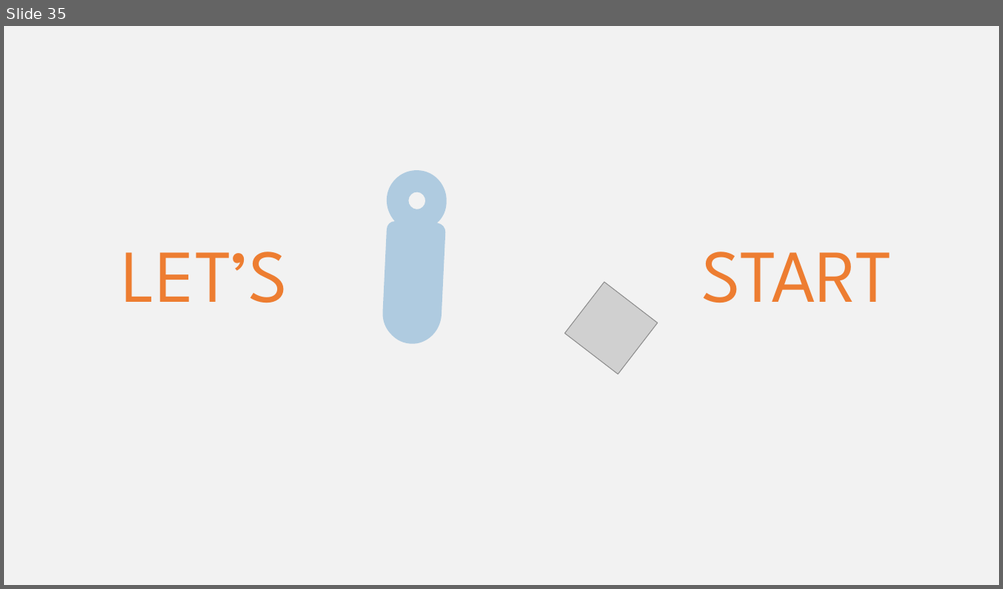
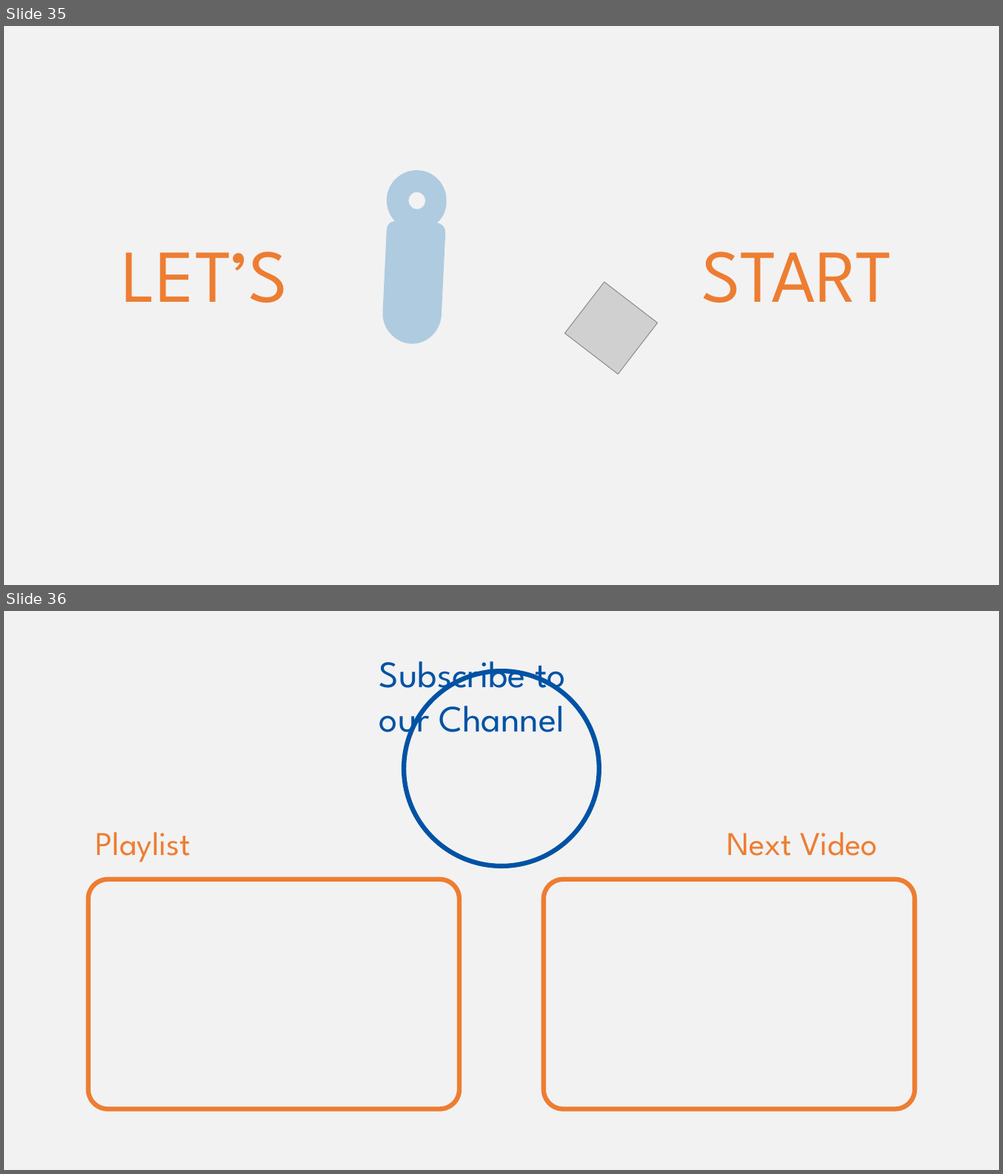
Before and after one commit to w3c/wot-cg, a slide deck: Tutorials/whatiswot/1-WoT/1-WoT.pptx. Shown one above the other, each under a label of ours: slide 35 before the commit, slides 35 and 36 after it. The pictures are 1003x589 and 1003x1174 pixels, drawn with LibreOffice and Linux fonts; fonts in the diff are those of the drawing; grey boxes stand for pictures. Boxes give left, top, right and bottom in pixels: in the first picture for what was removed or moved away, otherwise in the second. Text is boxed around its words. In the diff, an @@ line names an element or a change of style, - is before the commit and + after.

```diff
--- a/Tutorials/whatiswot/1-WoT/1-WoT.pptx
+++ b/Tutorials/whatiswot/1-WoT/1-WoT.pptx
@@ slide 36 added at box(4, 611, 999, 1170), background #F2F2F2 @@
@@ text added at box(379, 661, 566, 743), 36 pt, text #0052A5 @@
+Subscribe to our Channel
@@ ellipse added at box(404, 672, 600, 867), outline #0052A5 4.5 pt @@
@@ text added at box(96, 832, 190, 863), 32 pt, text #ED7D31 @@
+Playlist
@@ text added at box(727, 832, 877, 856), 32 pt, text #ED7D31 @@
+Next Video
@@ rounded rectangle added at box(88, 880, 459, 1110), outline #ED7D31 4.5 pt @@
@@ rounded rectangle added at box(543, 880, 914, 1110), outline #ED7D31 4.5 pt @@
```
Also in this commit, not shown: 4 slides changed, 3 other files.
